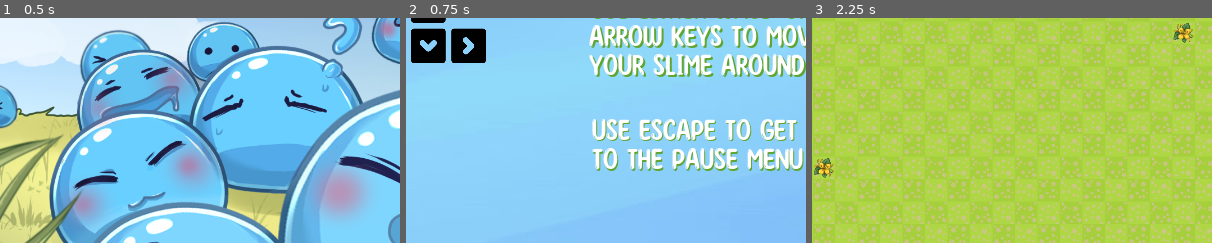
Above: before the commit, frames 1-3 (left to right).
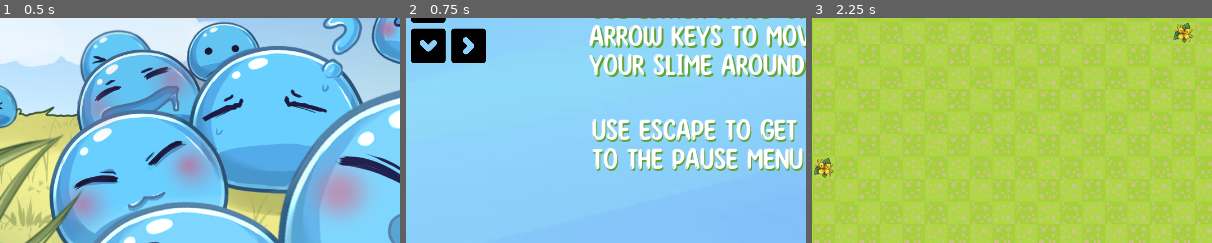
Above: after the commit, the same moments.

Repository: JennyTieu/SlimeArmy
Game: Godot game, scene res://TitleScreen/TitleScreen.tscn
Same seed, same stepped clock (60 frames per second), same inputs: the game is played once before the commit and once after it.
Inputs:
- Up to frame 1 (0.5 s): no input
- Up to frame 2 (0.75 s): click "Controls" at 0.5 s
- Up to frame 3 (2.25 s): click "Back" at 1.25 s; click "New Game" at 2 s
The pictures show only the part of the screen within x 28-78%, y 34-84%; the shares and areas given below are measured in that part.

Frame 1 is identical in both runs. In frame 2, 0.7% of the frame differs, in the area x 47-98%, y 45-56%; in frame 3, nothing differs.

Commit message:
Update Controls.tscn

Diff:
--- a/SlimeArmy/ControlScreen/Controls.tscn
+++ b/SlimeArmy/ControlScreen/Controls.tscn
@@ -156,8 +156,8 @@
 margin_bottom = 551.478
 custom_fonts/font = SubResource( 2 )
 custom_colors/font_color_shadow = Color( 0.376471, 0.65098, 0.2, 1 )
-custom_constants/shadow_offset_x = 2
-custom_constants/shadow_offset_y = 2
+custom_constants/shadow_offset_x = 3
+custom_constants/shadow_offset_y = 3
 text = "use Escape to get
 to the Pause menu"
 uppercase = true
